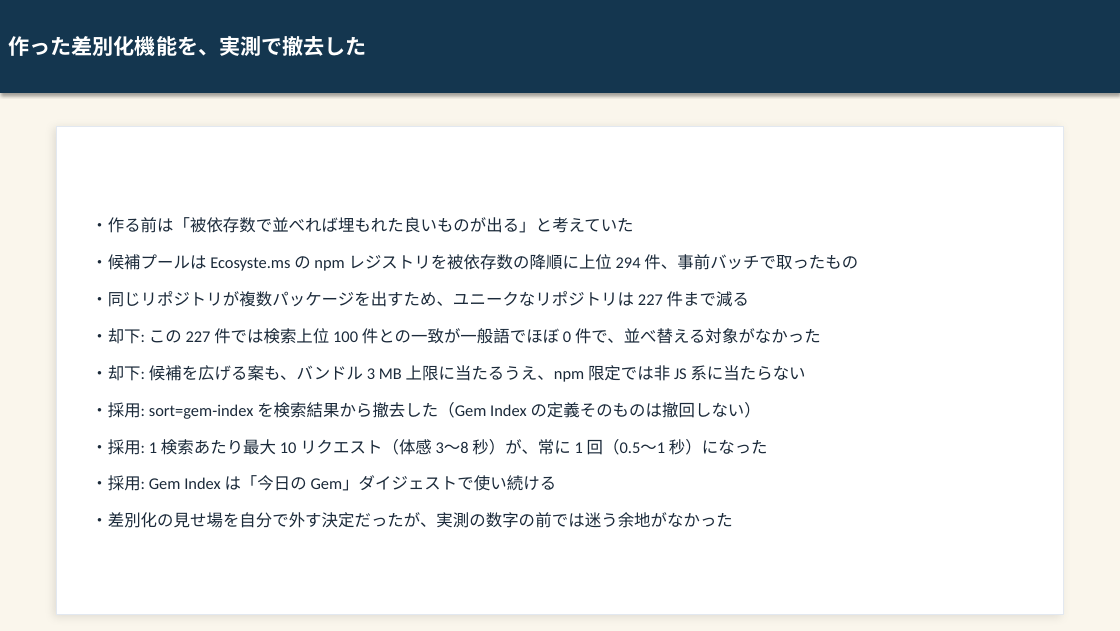
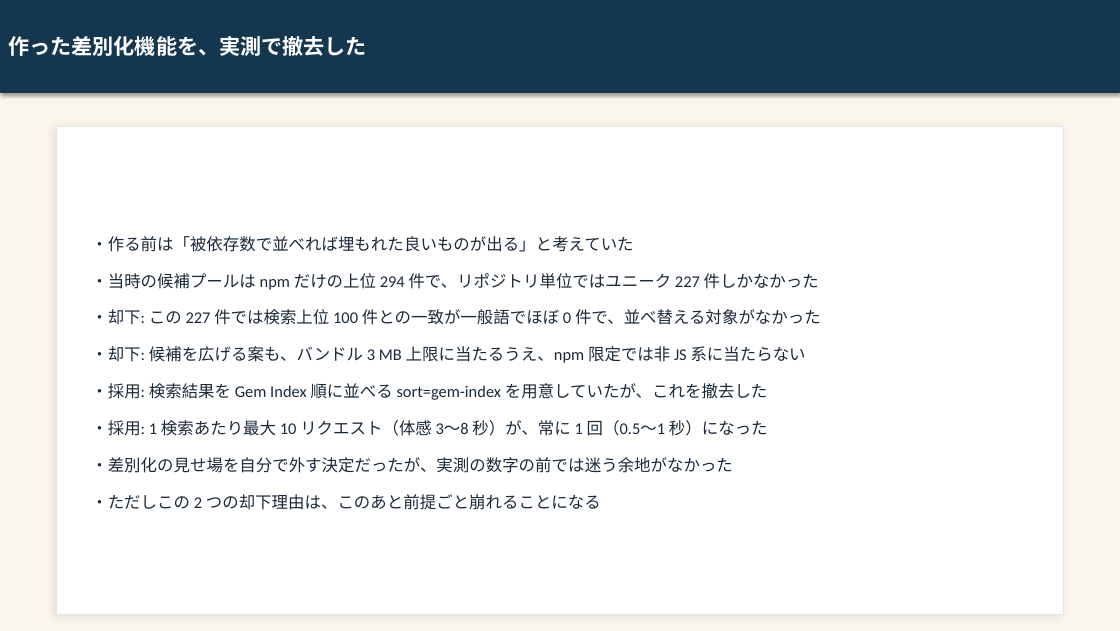
Before and after one commit to kai-kou/gem-hunter, a slide deck: slide 17 of content/slides/project-explanation-20260822/output/gem-hunter_text.pptx (slide 16 before the commit). Drawn at 1120x631 pixels with LibreOffice and Linux fonts; fonts in the diff are those of the drawing. Boxes give left, top, right and bottom in pixels: in the first picture for what was removed or moved away, otherwise in the second. Text is boxed around its words. In the diff, an @@ line names an element or a change of style, - is before the commit and + after.

Commit message:
docs: プロジェクト解説スライドを最新の実装・仕様へ追随させる（19 → 21 枚） (#538)
SP-17〜SP-19 以降の実装に合わせて解説スライドを 21 枚へ改訂した。前半に Gem 一覧の実 UI、撤去スライドの直後に「母集団を広げたら、撤去の根拠が消えた」を追加し、GitHub Actions の線引き・検査項目数・ポート数・マージ済み PR 件数・被依存数の取得元・健全性指標の実態を現状値へ直した。実 UI キャプチャ 3 枚と生成画像 10 枚を作り直し、補足ドキュメント（slide-guide.md / README.md / references/）も同じ差分で更新している。

Closes #517

```diff
--- a/content/slides/project-explanation-20260822/output/gem-hunter_text.pptx
+++ b/content/slides/project-explanation-20260822/output/gem-hunter_text.pptx
@@ text at <box>91,273,819,290</box>: text changed @@
-・候補プールは Ecosyste.ms の npm レジストリを被依存数の降順に上位 294 件、事前バッチで取ったもの
-・同じリポジトリが複数パッケージを出すため、ユニークなリポジトリは 227 件まで減る
+・当時の候補プールは npm だけの上位 294 件で、リポジトリ単位ではユニーク 227 件しかなかった
@@ text at <box>91,383,767,400</box>: text changed @@
-・採用: sort=gem-index を検索結果から撤去した（Gem Index の定義そのものは撤回しない）
+・採用: 検索結果を Gem Index 順に並べる sort=gem-index を用意していたが、これを撤去した
@@ text at <box>91,475,557,491</box>: paragraph removed @@
-・採用: Gem Index は「今日の Gem」ダイジェストで使い続ける
@@ text at <box>91,494,601,510</box>: paragraph added @@
+・ただしこの 2 つの却下理由は、このあと前提ごと崩れることになる
```
Also in this commit, not shown: 11 other slides changed, 2 slides added, 42 other files.
